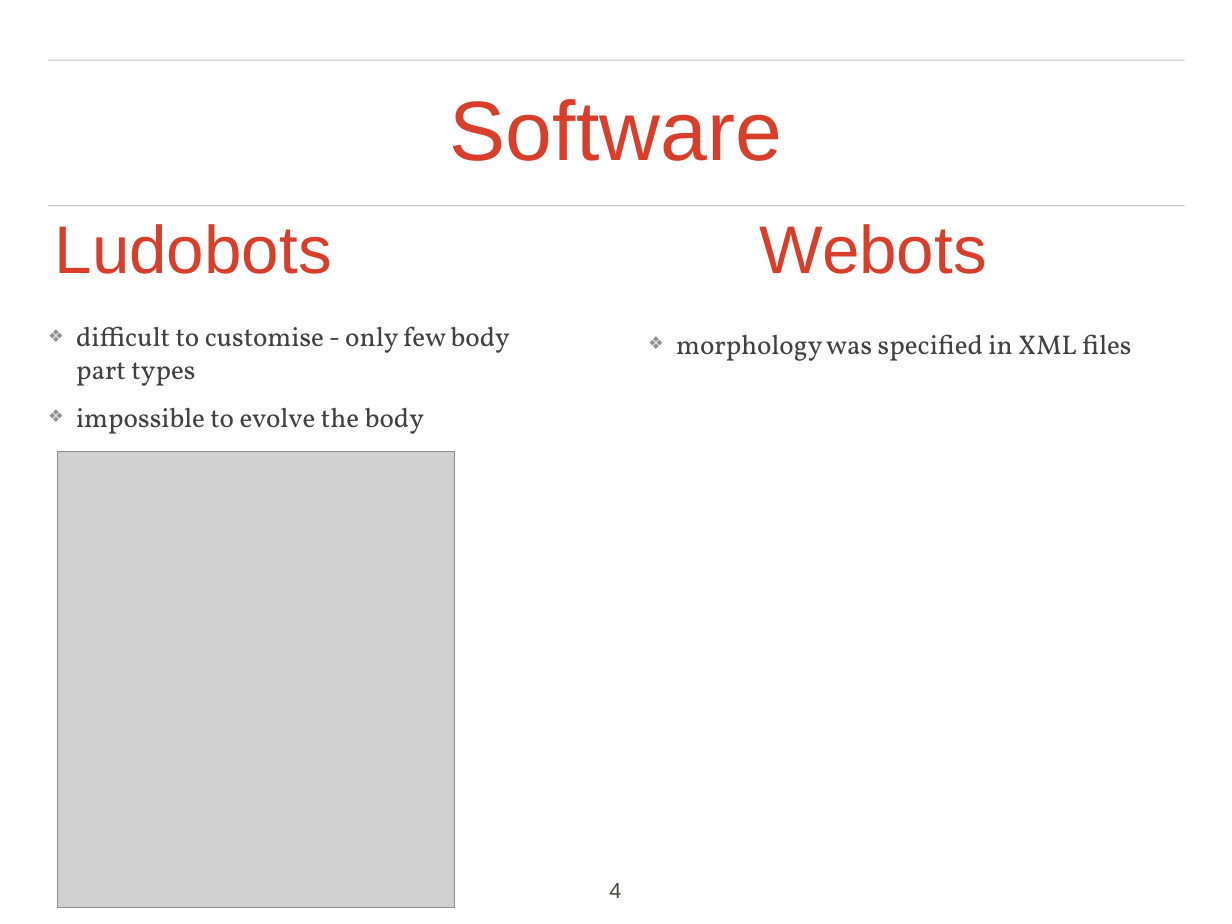
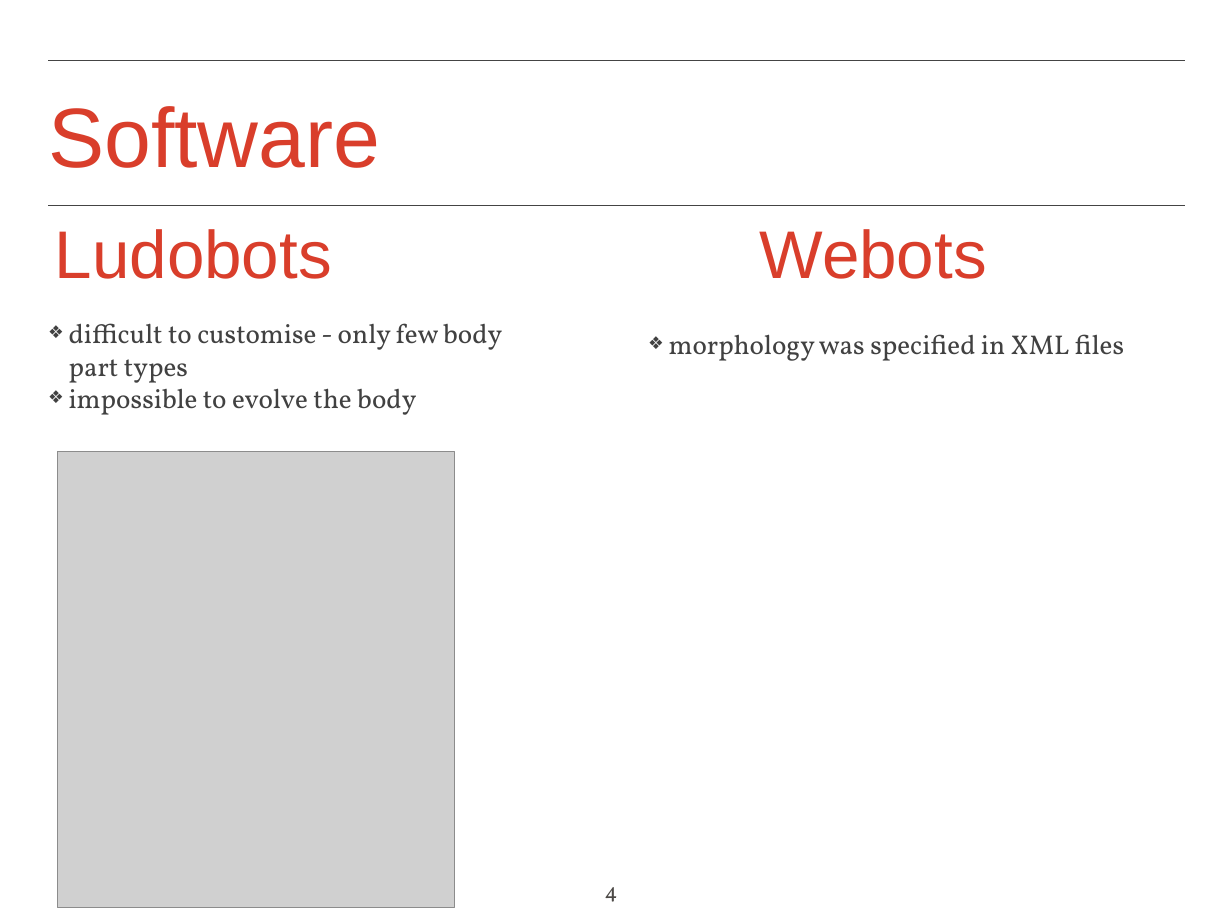
Before and after one commit to iulialexandra/evorobo, a slide deck: slide 4 of presentation_pp.pptx. Drawn at 1232x924 pixels with LibreOffice and Linux fonts; fonts in the diff are those of the drawing; grey boxes stand for pictures; background and template pictures are left out. Boxes give left, top, right and bottom in pixels: in the first picture for what was removed or moved away, otherwise in the second. Text is boxed around its words. In the diff, an @@ line names an element or a change of style, - is before the commit and + after.

```diff
--- a/presentation_pp.pptx
+++ b/presentation_pp.pptx
@@ text "Software" at (x1=48, y1=106, x2=380, y2=168): alignment centre to left; line spacing 0.9 to 1; less space between paragraphs @@
@@ freeform shape removed at (x1=49, y1=60, x2=1185, y2=60) @@
@@ rectangle added at (x1=49, y1=60, x2=1185, y2=60), outline #444444 0.99 pt @@
@@ text "Ludobots" at (x1=55, y1=229, x2=332, y2=279): line spacing 0.9 to 1; less space between paragraphs @@
@@ freeform shape removed at (x1=49, y1=206, x2=1185, y2=206) @@
@@ rectangle added at (x1=49, y1=206, x2=1185, y2=206), outline #444444 0.99 pt @@
@@ text "Webots" at (x1=760, y1=229, x2=987, y2=279): line spacing 0.9 to 1; less space between paragraphs @@
@@ text "difficult to customise - only ..." at (x1=69, y1=323, x2=502, y2=415): indent changed; less space between paragraphs @@
@@ text "morphology was specified in XML ..." at (x1=669, y1=334, x2=1124, y2=361): indent changed; less space between paragraphs @@
@@ page number at (x1=605, y1=887, x2=618, y2=902): font Arial to Vollkorn; alignment centre to left @@
```
Also in this commit, not shown: 14 other slides changed.
